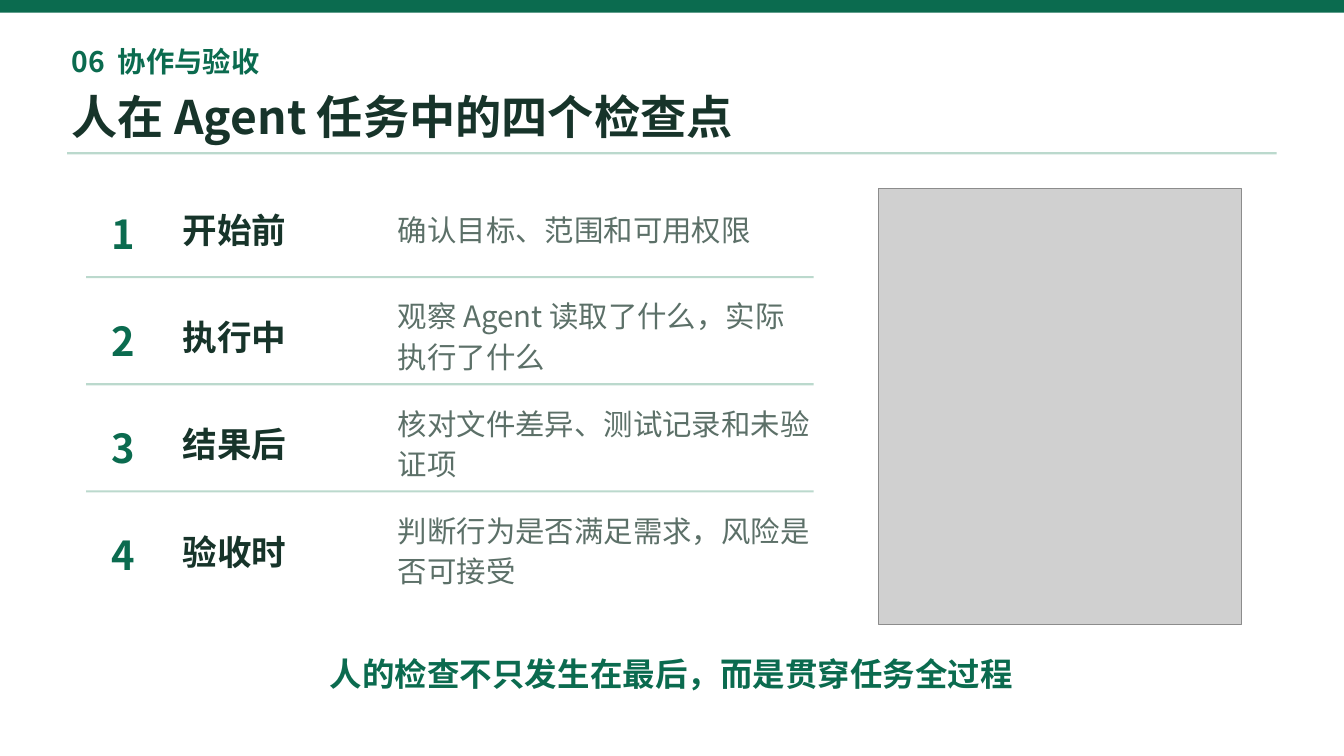
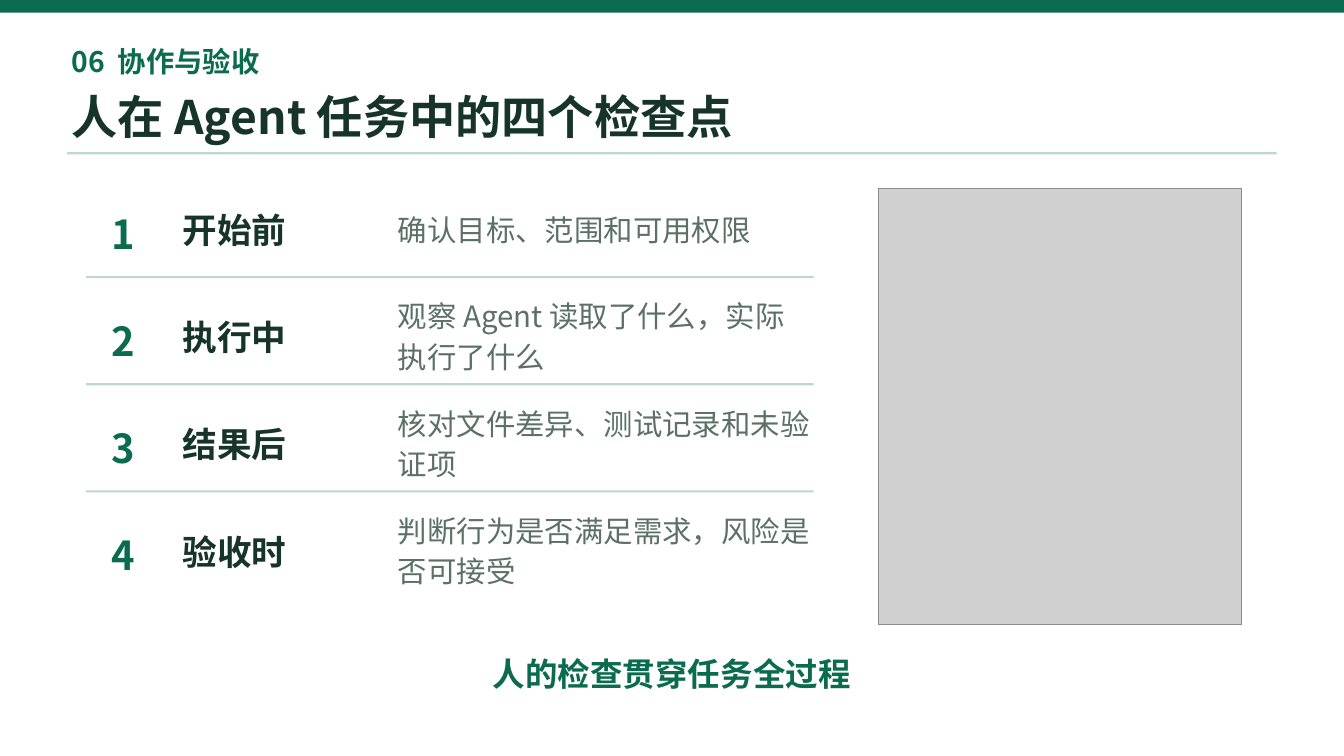
Before and after one commit to Lancelot252/YatDS-, a slide deck: slide 26 of ppt/Week1_课程介绍与编码Agent基础.pptx. Drawn at 1344x756 pixels with LibreOffice and Linux fonts; fonts in the diff are those of the drawing; grey boxes stand for pictures. Boxes give left, top, right and bottom in pixels: in the first picture for what was removed or moved away, otherwise in the second. Text is boxed around its words. In the diff, an @@ line names an element or a change of style, - is before the commit and + after.

```diff
--- a/ppt/Week1_课程介绍与编码Agent基础.pptx
+++ b/ppt/Week1_课程介绍与编码Agent基础.pptx
@@ text at (x1=493, y1=658, x2=851, y2=689): text changed @@
-人的检查不只发生在最后，而是贯穿任务全过程
+人的检查贯穿任务全过程
```
Also in this commit, not shown: 2 other slides changed, 47 other files.
